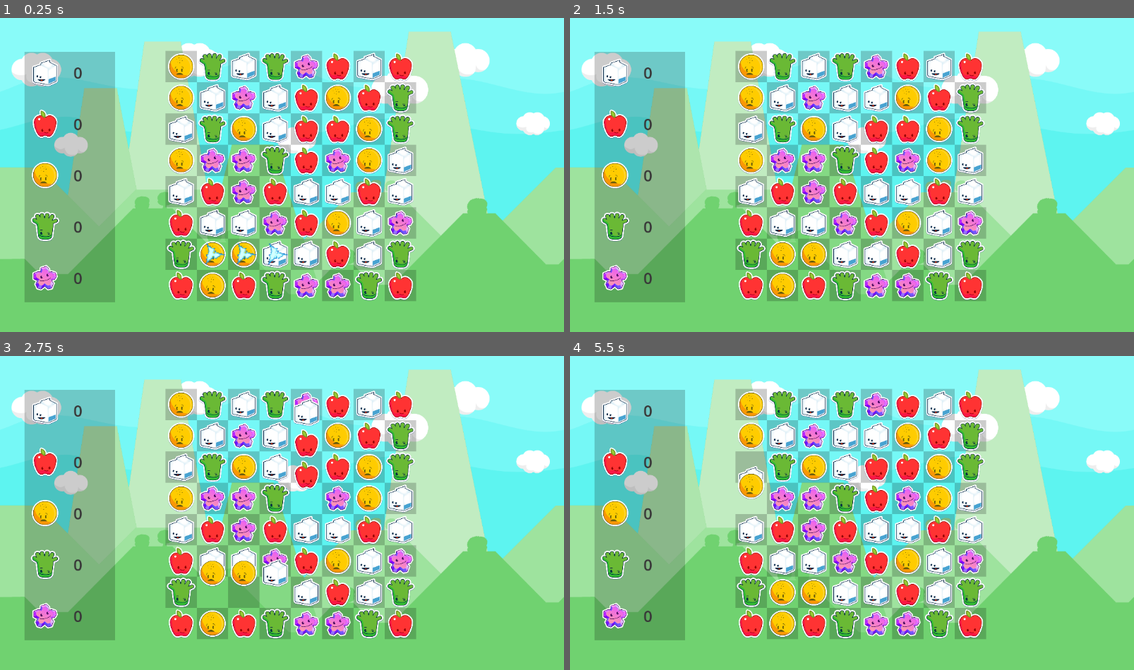
Above: before the commit, frames 1-4 (two rows, left to right).
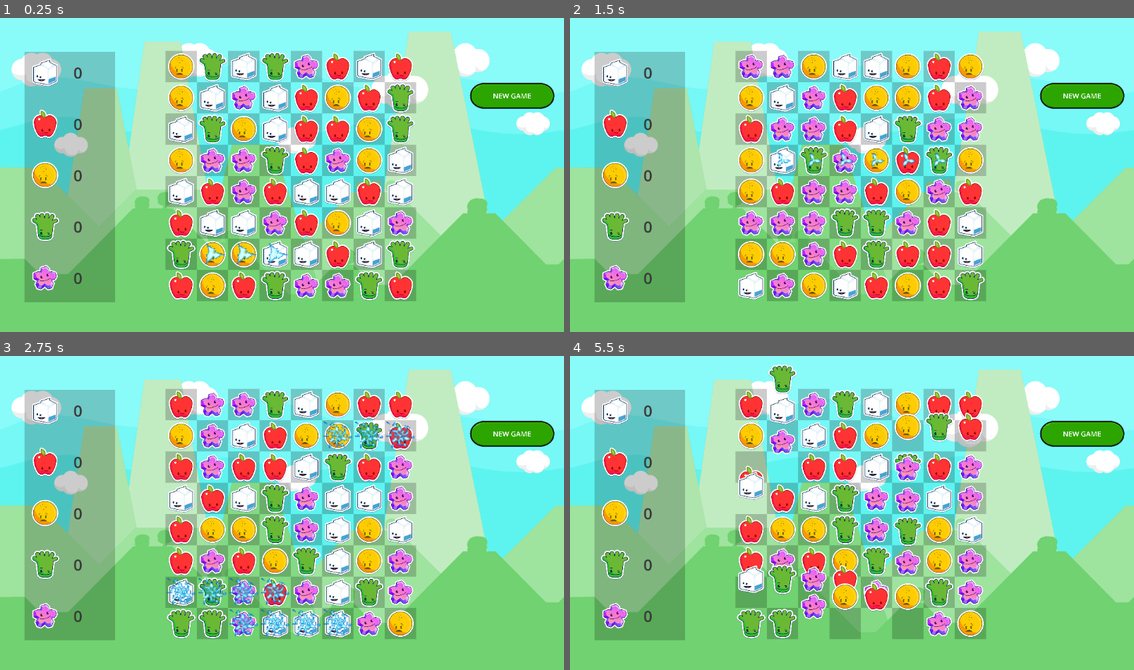
Above: after the commit, the same moments.

Repository: gitbrent/godot-match-3
Game: Godot game, scene res://game.tscn
Same seed, same stepped clock (60 frames per second), same inputs: the game is played once before the commit and once after it.
Inputs (mouse positions are in pixels of both pictures, inside the frame that each line leads up to):
- Up to frame 1 (0.25 s): no input
- Up to frame 2 (1.5 s): click (1083, 96) at 0.5 s, where only the run after the commit has a clickable "NEW GAME"; click (1083, 96) at 1.25 s, where only the run after the commit has a clickable "NEW GAME"
- Up to frame 3 (2.75 s): click (513, 434) at 2 s, where only the run after the commit has a clickable "NEW GAME"
- Up to frame 4 (5.5 s): drag from (750, 403) to (908, 440) at 2.77 s; drag from (750, 434) to (823, 575) at 3.52 s; move the mouse to (750, 465) at 4.27 s; click (750, 465) at 4.42 s; drag from (750, 497) to (682, 462) at 5.02 s

The runs differ from the first frame. In frame 1, 1.2% of the frame differs, in the area x 83-99%, y 20-29%; in frame 2, 19%; in frame 3, 20%; in frame 4, 21%, in the area x 29-99%, y 2-91%.

Commit message:
WIP

Diff:
--- a/game.gd
+++ b/game.gd
@@ -14,3 +14,6 @@
 	var brent = game_board.get_gem_props()
 	print("brent: ", brent)
 	# TODO: name labels, then update base on this
+
+func _on_newgame_button_pressed():
+	game_board.new_game()
--- a/game.tscn
+++ b/game.tscn
@@ -9,6 +9,7 @@
 [ext_resource type="Texture2D" uid="uid://byliae6aa6ki2" path="res://assets/gems/characters_0005.png" id="5_g428h"]
 [ext_resource type="Texture2D" uid="uid://2vrsevjv4w43" path="res://assets/gems/characters_0007.png" id="6_ot4tf"]
 [ext_resource type="AudioStream" uid="uid://ds53xomd2ha1b" path="res://assets/audio/Abstract2.ogg" id="8_7jpwb"]
+[ext_resource type="Texture2D" uid="uid://27rcw10bp2xt" path="res://assets/gui/ButtonText_Large_Green_Round.png" id="10_qtl06"]
 
 [sub_resource type="StyleBoxFlat" id="StyleBoxFlat_k3sk6"]
 bg_color = Color(0, 0, 0, 0.2)
@@ -160,4 +161,25 @@
 [node name="AudioStreamPlayer" type="AudioStreamPlayer" parent="."]
 stream = ExtResource("8_7jpwb")
 
+[node name="TextureButton" type="TextureButton" parent="."]
+offset_left = 959.0
+offset_top = 138.0
+offset_right = 999.0
+offset_bottom = 178.0
+scale = Vector2(0.15, 0.15)
+texture_normal = ExtResource("10_qtl06")
+
+[node name="Label" type="Label" parent="TextureButton"]
+layout_mode = 1
+anchors_preset = 15
+anchor_right = 1.0
+anchor_bottom = 1.0
+grow_horizontal = 2
+grow_vertical = 2
+theme_override_font_sizes/font_size = 96
+text = "NEW GAME"
+horizontal_alignment = 1
+vertical_alignment = 1
+
 [connection signal="gem_swapped" from="Board" to="." method="_on_board_gem_swapped"]
+[connection signal="pressed" from="TextureButton" to="." method="_on_newgame_button_pressed"]
--- a/game_board/GameBoard.gd
+++ b/game_board/GameBoard.gd
@@ -326,3 +326,15 @@
 	print("Current Gem Board State:")
 	for row in grid:
 		print(" | ".join(row))
+
+func new_game():
+	print("Starting new game, resetting board.")
+	# Remove all existing GemCells
+	for vbox in hbox_container.get_children():
+		# Assuming each child of hbox is a VBoxContainer
+		for gem_cell in vbox.get_children():
+			gem_cell.queue_free()  # This removes and frees each GemCell
+	# B:
+	fill_hbox()
+	# C:
+	check_board_explode_matches()
--- a/game_board/GemCell.gd
+++ b/game_board/GemCell.gd
@@ -64,6 +64,7 @@
 		sprite.scale.y = SPRITE_SCALE
 
 func play_anim_explode():
+	# TODO: play sound
 	debug_anim_explode.visible = true
 	debug_anim_explode.play("default")
 	await get_tree().create_timer(1).timeout
Not shown: 1 places in game.tscn that only renumber resources
